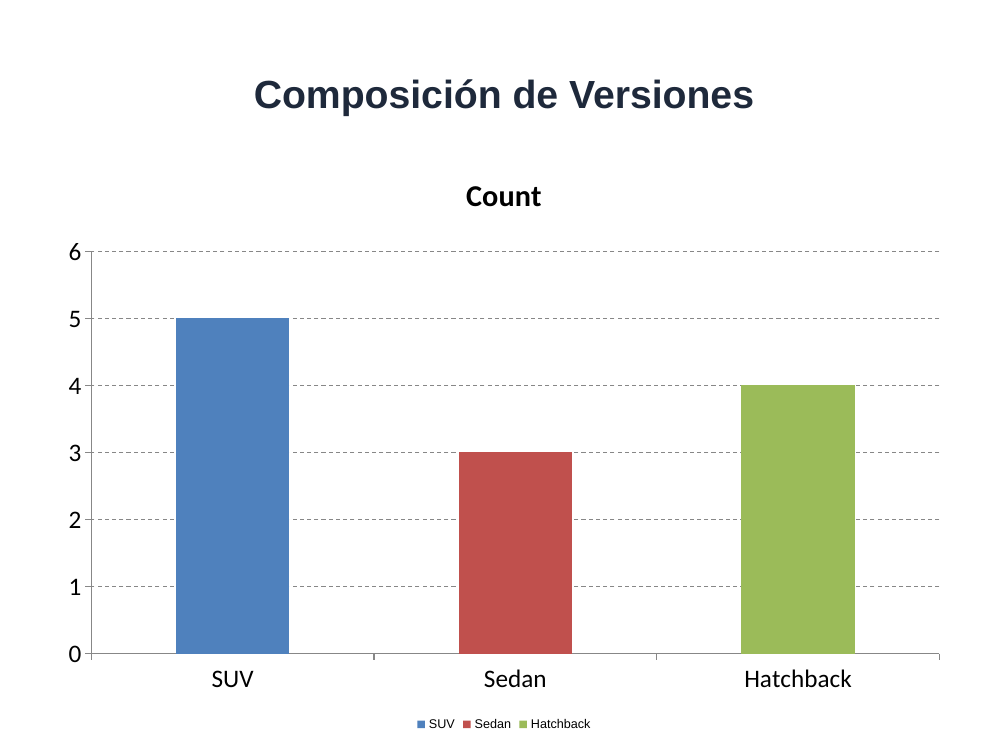
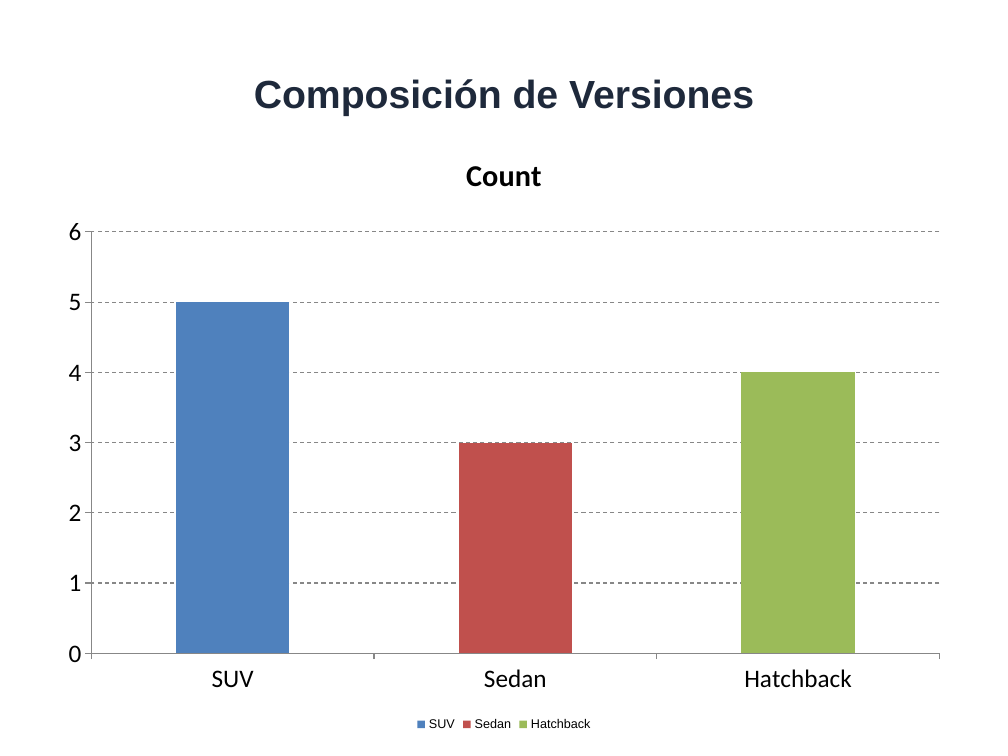
Before and after one commit to GabrielGlezG/PricingEngine, a slide deck: slide 4 of test_output_charts.pptx. Drawn at 1008x756 pixels with LibreOffice and Linux fonts; fonts in the diff are those of the drawing. Boxes give left, top, right and bottom in pixels: in the first picture for what was removed or moved away, otherwise in the second. Text is boxed around its words. In the diff, an @@ line names an element or a change of style, - is before the commit and + after.

Commit message:
feat: Add Python script for programmatic PowerPoint generation, including various slide layouts, tables, and charts.

```diff
--- a/test_output_charts.pptx
+++ b/test_output_charts.pptx
@@ column chart: place and size @@
-column chart at (50, 151, 958, 736)
+column chart at (50, 131, 958, 736)
```
Also in this commit, not shown: 3 other slides changed, 1 other file.
